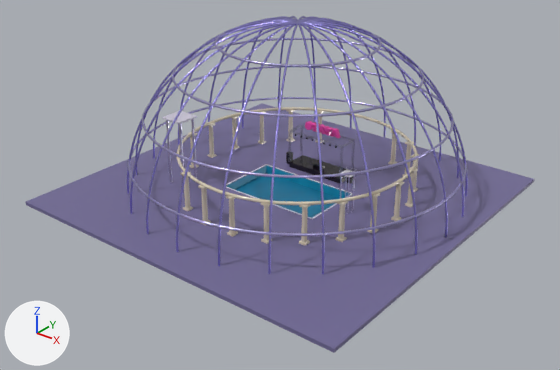
An edit to the glTF model world/aqua/aqua.glb, drawn before and after from the same camera.
Camera for both pictures: a 50 mm lens placed at (117.7, -150.4, 94.4), pointed at (3.1, -7.1, 5.5). Lighting does not change. The marker at lower left points along +X, +Y and +Z. The picture after the commit comes second. Where no turn or scale is listed for an object, it has been applied to the vertices. Vertices at exactly the same position are counted once.
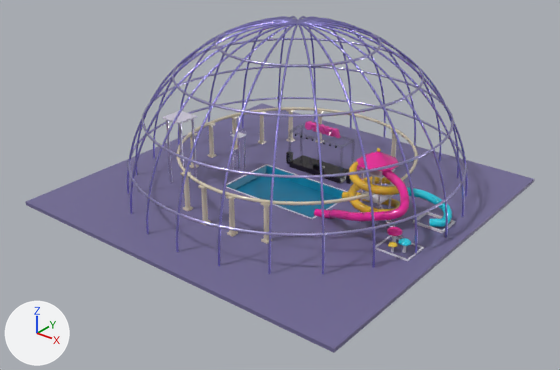
Where the newer file only moved an object's origin or applied its transform, the numbers keep the older frame.

Pixel boxes [x1, y1, x2, y2] of what changed, in the pictures (560 x 370 px; the box of a moved part takes in the faces that stretch with it):
part 1 of me_mesh_0, added (pink): after [356, 151, 399, 171]
part 2 of me_mesh_0, added: after [426, 212, 454, 222]
part 3 of me_mesh_0, added: after [413, 221, 442, 233]
part 4 of me_mesh_0, added: after [375, 247, 408, 261]
part 5 of me_mesh_0, moved or reshaped: before [341, 170, 354, 178]; after [230, 132, 246, 139]
part 6 of me_mesh_0, deleted: before [299, 130, 419, 246]
part 7 of me_mesh_0, built on: before [127, 17, 464, 243]; after [127, 17, 464, 247]

Diff of the bpy script that builds the scene:
```diff
--- a/world/aqua/aqua.glb.py
+++ b/world/aqua/aqua.glb.py
@@ me_mesh_0 @@
 # used by ob_mesh_0; location = (-50.0, 50.3, -2.2)
-me_mesh_0.from_pydata(...)  # 20220 vertices, 38437 faces; spans x 0.0..100.0, y -99.3..0.0, z 0.0..48.5
+me_mesh_0.from_pydata(...)  # 37501 vertices, 71557 faces; spans x 0.0..100.0, y -99.3..0.0, z 0.0..48.5
+# me_mesh_0 part 1: a new loose piece, an 8-sided cone pointing to +z spanning x 73.0..83.0, y -55.3..-45.3, z 18.8..21.8, in mat_gloss_001
+# me_mesh_0 part 2: a new loose piece, a box spanning x 86.4..94.4, y -39.08..-38.68, z 2.6..3.2, in mat_gloss_001
+# me_mesh_0 part 3: a new loose piece, a box spanning x 86.4..94.4, y -45.48..-45.08, z 2.6..3.2, in mat_gloss_001
+# me_mesh_0 part 4: a new loose piece, a box spanning x 85.5..94.5, y -62.23..-61.93, z 2.6..2.94, in mat_gloss_001
+# me_mesh_0 part 5: the loose piece of 152 vertices spanning x 67.8..71.0, y -51.9..-48.7, z 13.1..13.3 is moved by (-38.8, 2.0, 0.0)
+# me_mesh_0 part 6: 46 loose pieces with 552 vertices, spanning x 62.3..83.0, y -71.4..-16.2, z 2.6..14.2, are deleted
+# me_mesh_0 part 7: 63 vertices moved within x 20.7..59.0, y -67.5..-31.6, z 2.7..22.0; 3153 vertices removed from x 5.7..94.3, y -90.9..-3.9, z 0.1..48.4; 20508 vertices added at x 5.7..94.7, y -90.8..-3.9, z 0.1..48.4
+# other edits to the shape of me_mesh_0 do not show in these pictures
 me_mesh_0.materials.append(mat_gloss_001)
```
